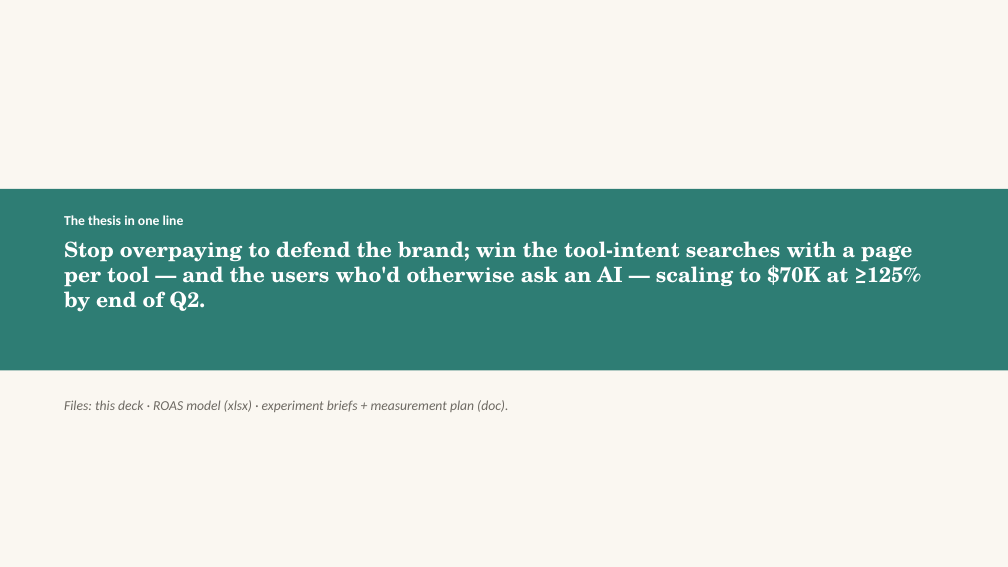
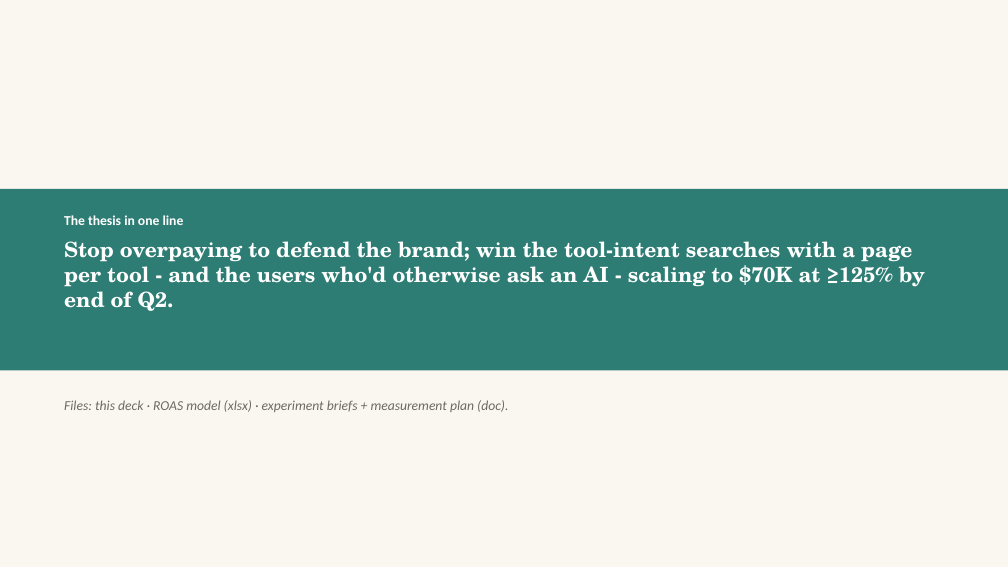
Before and after one commit to Xtrd-txt/asotraff, a slide deck: slide 12 of outputs/touchretouch-testtask/v2/TouchRetouch_Deck.pptx. Drawn at 1008x567 pixels with LibreOffice and Linux fonts; fonts in the diff are those of the drawing. Boxes give left, top, right and bottom in pixels: in the first picture for what was removed or moved away, otherwise in the second. Text is boxed around its words. In the diff, an @@ line names an element or a change of style, - is before the commit and + after.

```diff
--- a/outputs/touchretouch-testtask/v2/TouchRetouch_Deck.pptx
+++ b/outputs/touchretouch-testtask/v2/TouchRetouch_Deck.pptx
@@ text at (64, 241, 925, 311): text changed @@
-Stop overpaying to defend the brand; win the tool-intent searches with a page per tool — and the users who'd otherwise ask an AI — scaling to $70K at ≥125% by end of Q2.
+Stop overpaying to defend the brand; win the tool-intent searches with a page per tool - and the users who'd otherwise ask an AI - scaling to $70K at ≥125% by end of Q2.
```
Also in this commit, not shown: 11 other slides changed, 3 other files.
